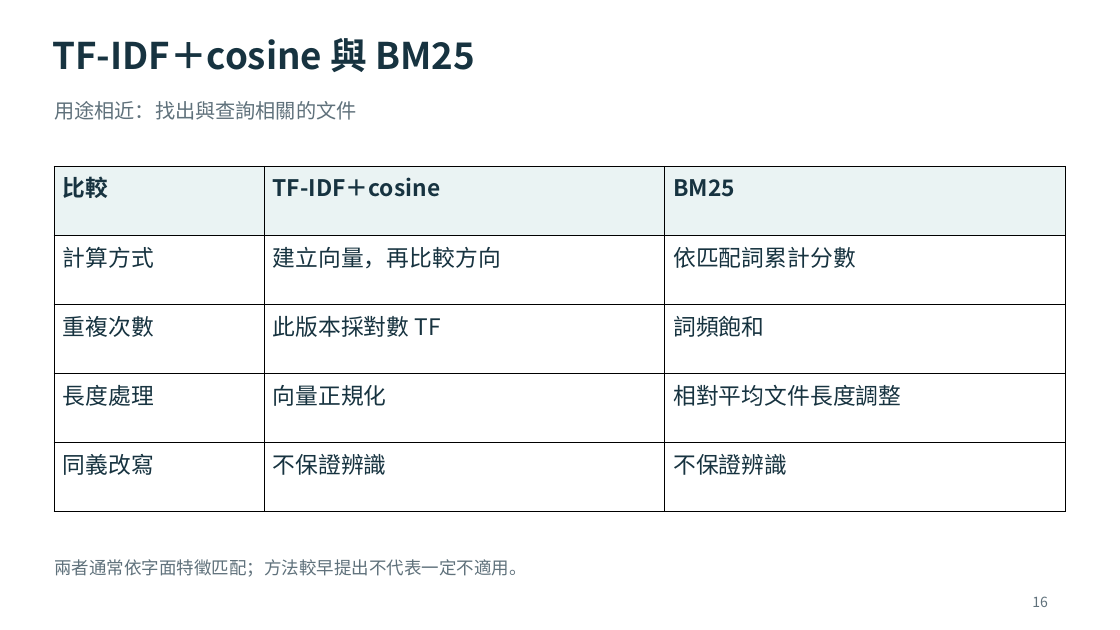
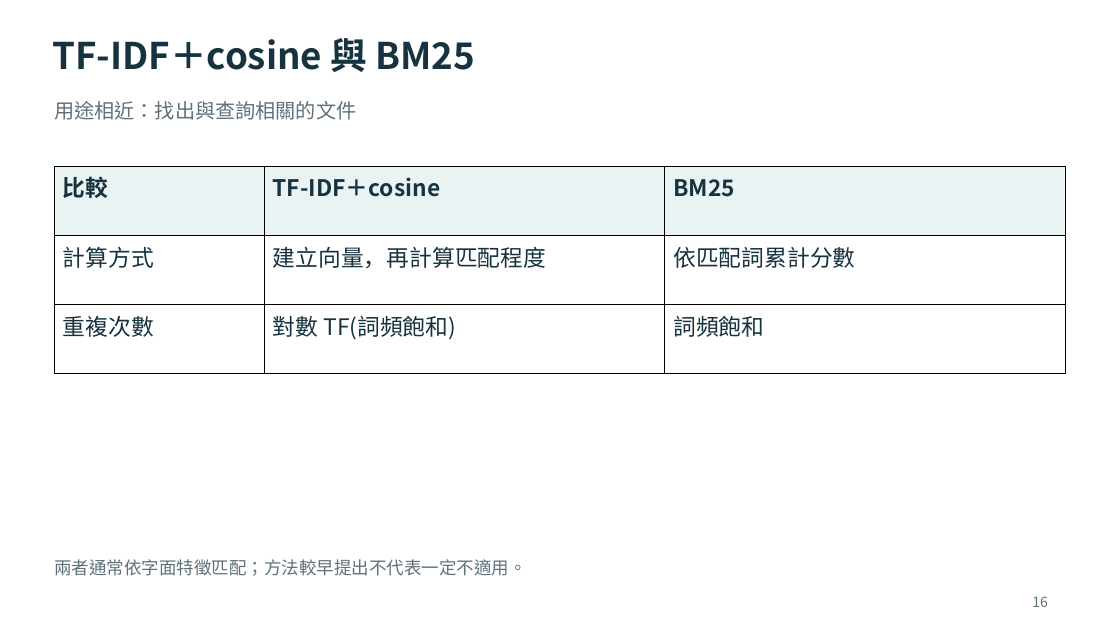
Before and after one commit to OohelloworldoO/Paper-Reading-Notes, a slide deck: slide 29 of 2026/1012-TF-IDF/RAG_檢索工具與TFIDF實作_Meeting.pptx (slide 16 before the commit). Drawn at 1120x630 pixels with LibreOffice and Linux fonts; fonts in the diff are those of the drawing. Boxes give left, top, right and bottom in pixels: in the first picture for what was removed or moved away, otherwise in the second. Text is boxed around its words. In the diff, an @@ line names an element or a change of style, - is before the commit and + after.

```diff
--- a/2026/1012-TF-IDF/RAG_檢索工具與TFIDF實作_Meeting.pptx
+++ b/2026/1012-TF-IDF/RAG_檢索工具與TFIDF實作_Meeting.pptx
@@ table at (55, 166, 1066, 374) @@
-row 2: 計算方式 | 建立向量，再比較方向 | 依匹配詞累計分數
-row 3: 重複次數 | 此版本採對數 TF | 詞頻飽和
-row 4: 長度處理 | 向量正規化 | 相對平均文件長度調整
-row 5: 同義改寫 | 不保證辨識 | 不保證辨識
+row 2: 計算方式 | 建立向量，再計算匹配程度 | 依匹配詞累計分數
+row 3: 重複次數 | 對數 TF(詞頻飽和) | 詞頻飽和
```
Also in this commit, not shown: 10 other slides changed, 20 slides added, 10 slides removed, 1 other file.
